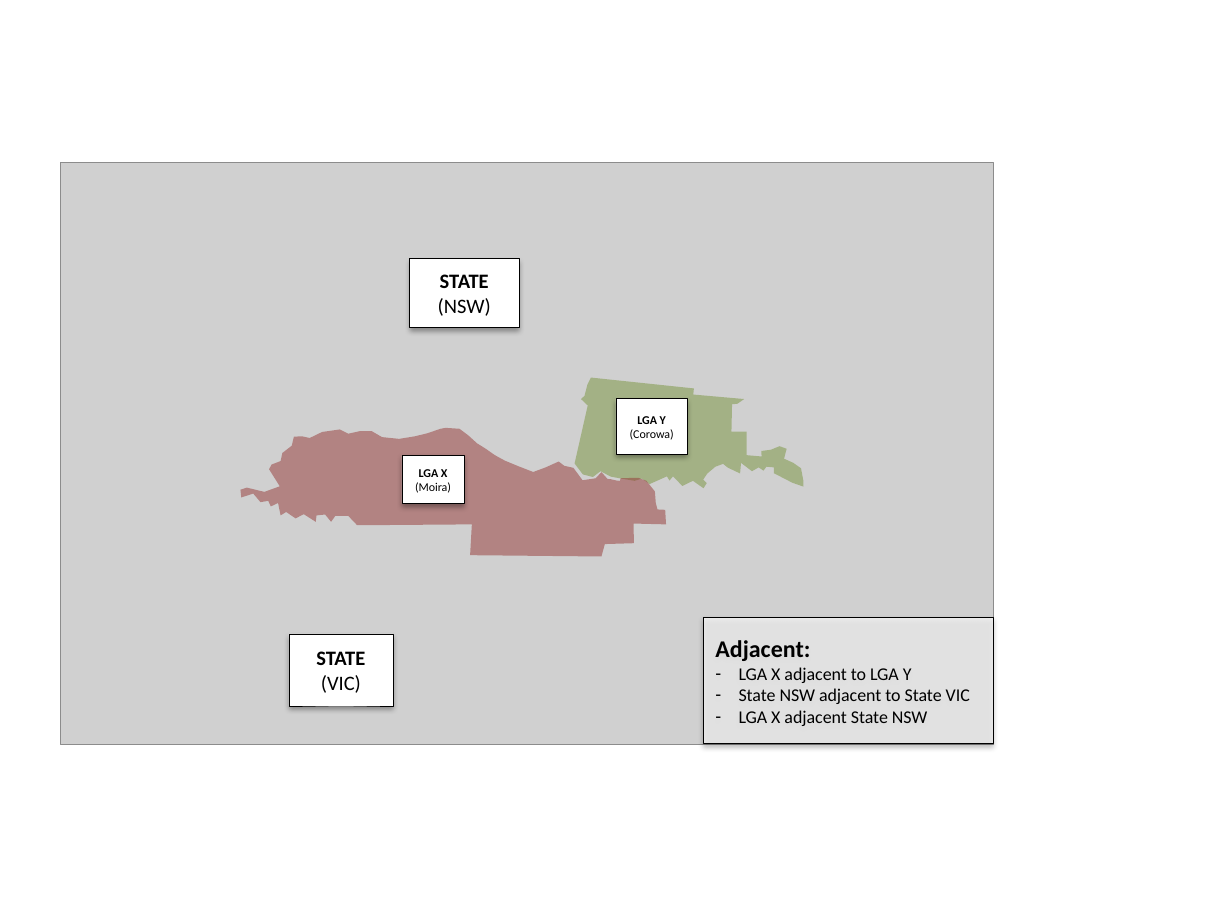
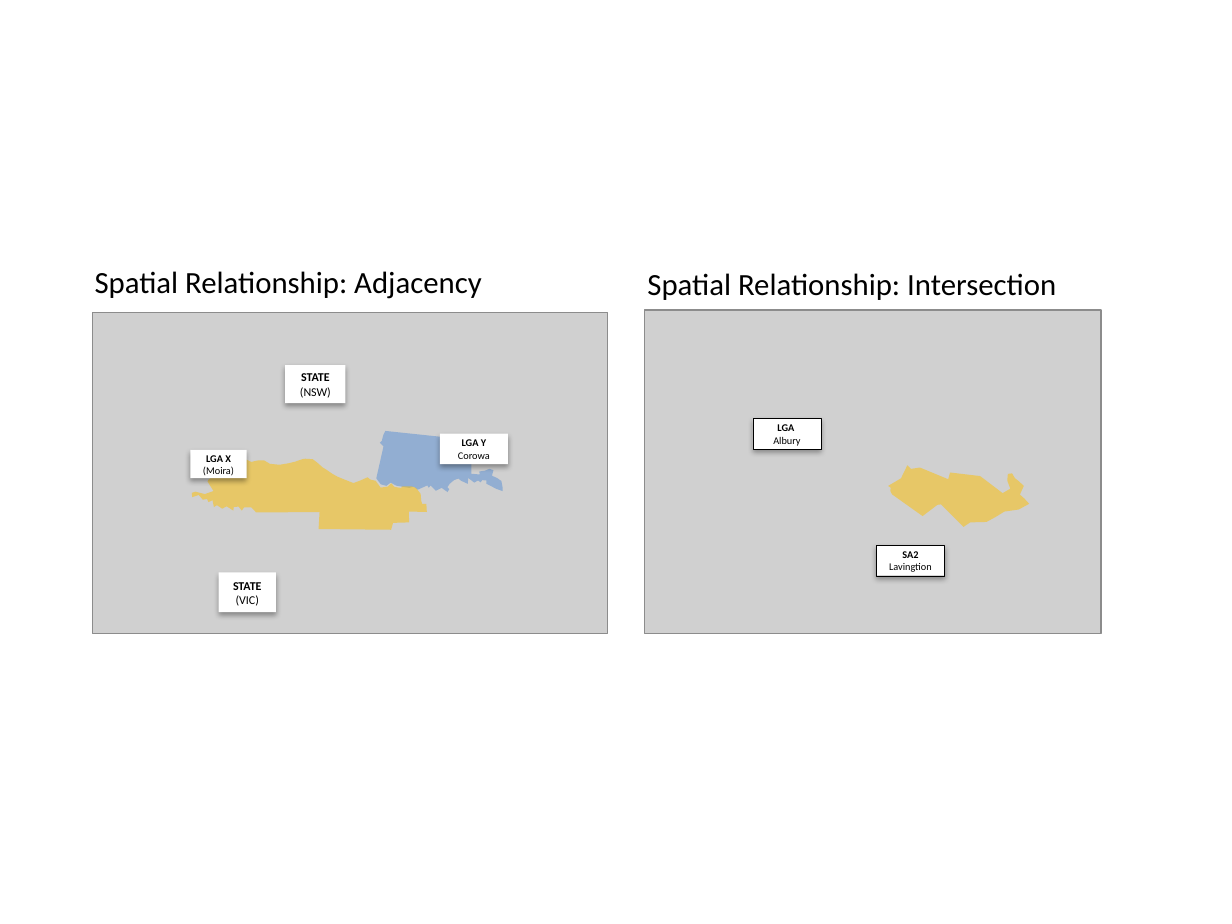
Before and after one commit to NICTA/fsdf-hackfest, a slide deck: slide 3 of assets/Hackfest - FSDF Overview.pptx (slide 2 before the commit). Drawn at 1232x924 pixels with LibreOffice and Linux fonts; fonts in the diff are those of the drawing; grey boxes stand for pictures. Boxes give left, top, right and bottom in pixels: in the first picture for what was removed or moved away, otherwise in the second. Text is boxed around its words. In the diff, an @@ line names an element or a change of style, - is before the commit and + after.

Commit message:
added spatial relationship examples

```diff
--- a/assets/Hackfest - FSDF Overview.pptx
+++ b/assets/Hackfest - FSDF Overview.pptx
@@ text added at (95,271,482,299), 18 pt, text #000000 @@
+Spatial Relationship: Adjacency
@@ text added at (647,273,1056,300), 18 pt, text #000000 @@
+Spatial Relationship: Intersection
@@ picture: place and size @@
-picture at (60,163,993,744)
+picture at (92,312,607,633)
@@ picture added at (644,310,1100,634) @@
@@ rectangle "STATE" at (286,365,346,403): size 12 to 7 pt; outline #000000 0.25 pt to none @@
@@ rectangle "STATE": place and size @@
-rectangle "STATE" at (410,259,520,328)
+rectangle "STATE" at (286,365,346,403)
@@ rectangle added at (753,419,821,450), fill #FFFFFF, outline #000000 0.25 pt, 6 pt, text #000000 @@
+LGA
+Albury
@@ freeform shape: place and size @@
-freeform shape at (574,378,803,489)
+freeform shape at (376,431,503,493)
@@ freeform shape at (376,431,503,493): fill #77933C at 50% opacity to #558ED5 at 50% opacity @@
@@ rectangle "LGA Y Corowa": place and size @@
-rectangle "LGA Y Corowa" at (616,399,687,455)
+rectangle "LGA Y Corowa" at (440,434,508,464)
@@ rectangle "LGA Y Corowa" at (440,434,508,464): outline #000000 0.25 pt to none @@
@@ text in rectangle at (458,439,490,459): text changed; size 7 to 6 pt @@
-LGA Y
-(Corowa)
+LGA Y
+Corowa
@@ rectangle "LGA X": place and size @@
-rectangle "LGA X" at (402,456,464,504)
+rectangle "LGA X" at (191,450,248,478)
@@ rectangle "LGA X" at (191,450,248,478): size 7 to 6 pt; outline #000000 0.25 pt to none @@
@@ freeform shape: place and size @@
-freeform shape at (240,428,665,556)
+freeform shape at (192,458,428,530)
@@ freeform shape at (192,458,428,530): fill #953735 at 50% opacity to #FFC000 at 50% opacity @@
@@ freeform shape added at (888,466,1030,527), fill #FFC000 at 50% opacity @@
@@ rectangle added at (876,546,944,577), fill #FFFFFF, outline #000000 0.25 pt, 6 pt, text #000000 @@
+SA2
+Lavingtion
@@ rectangle "STATE": place and size @@
-rectangle "STATE" at (290,633,393,706)
+rectangle "STATE" at (218,573,276,612)
@@ rectangle "STATE" at (218,573,276,612): size 12 to 7 pt; outline #000000 0.25 pt to none @@
@@ rectangle removed at (703,617,993,744) @@
-Adjacent:
-– LGA X adjacent to LGA Y
-– State NSW adjacent to State VIC
-– LGA X adjacent State NSW
```
Also in this commit, not shown: 1 other slide changed, 1 slide added, 2 other files.
